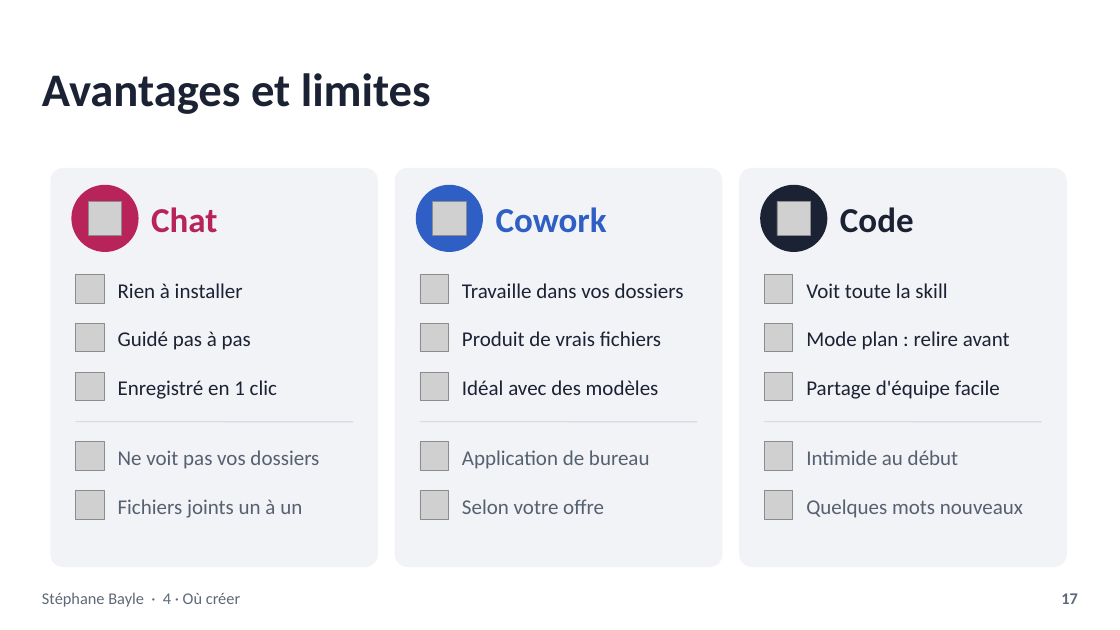
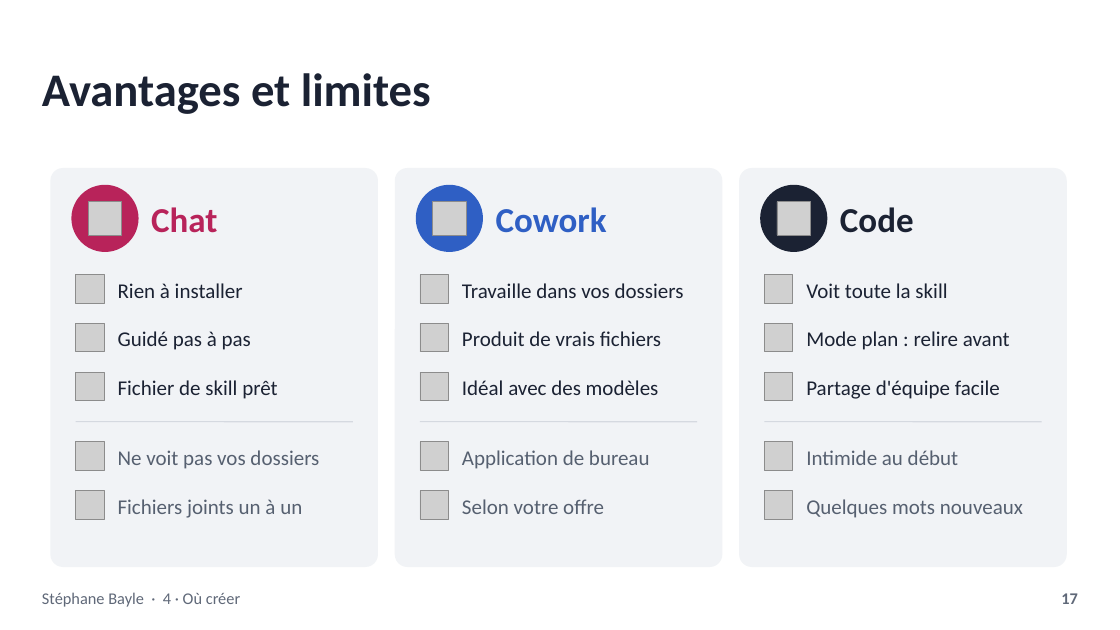
Before and after one commit to StephaneBayle/creer-une-skill-claude, a slide deck: slide 17 of skills-claude-presentation.pptx. Drawn at 1120x630 pixels with LibreOffice and Linux fonts; fonts in the diff are those of the drawing; grey boxes stand for pictures. Boxes give left, top, right and bottom in pixels: in the first picture for what was removed or moved away, otherwise in the second. Text is boxed around its words. In the diff, an @@ line names an element or a change of style, - is before the commit and + after.

```diff
--- a/skills-claude-presentation.pptx
+++ b/skills-claude-presentation.pptx
@@ text at (x1=118, y1=380, x2=277, y2=399): text changed @@
-Enregistré en 1 clic
+Fichier de skill prêt
```
Also in this commit, not shown: 3 other slides changed, 6 other files.
